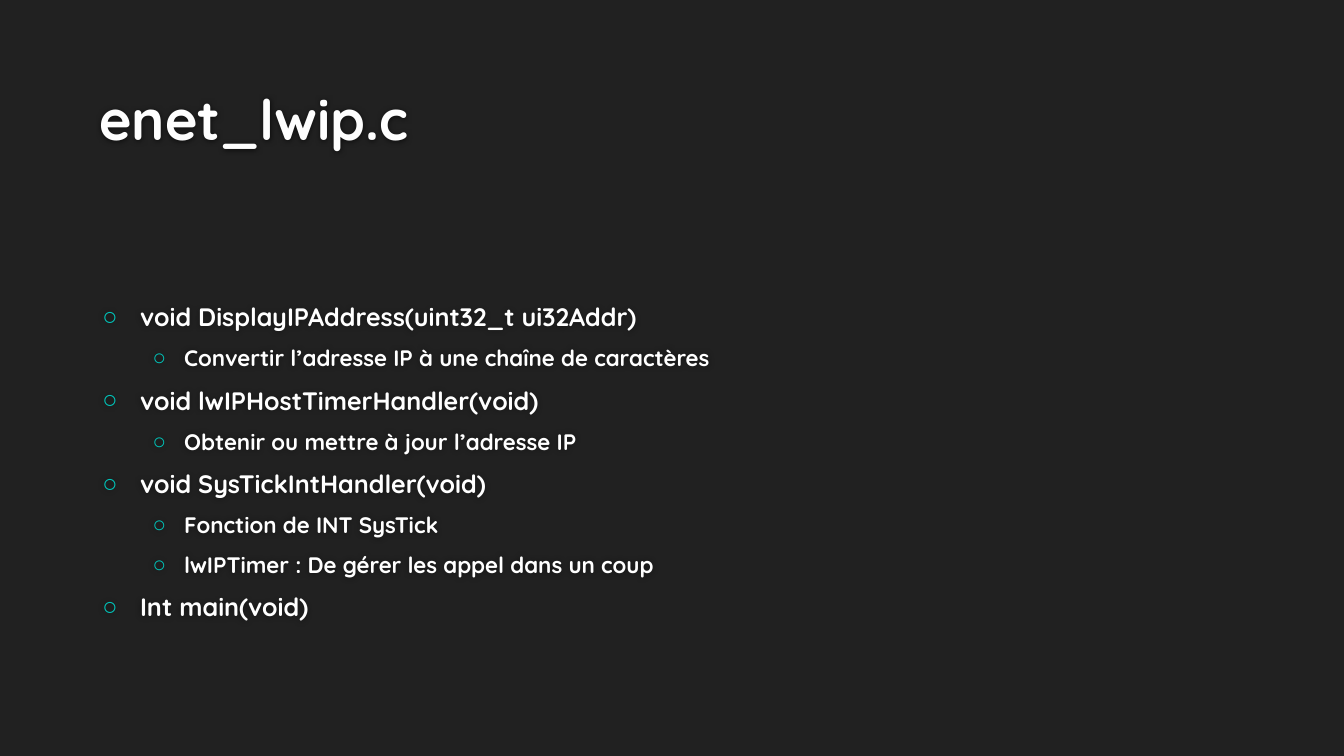
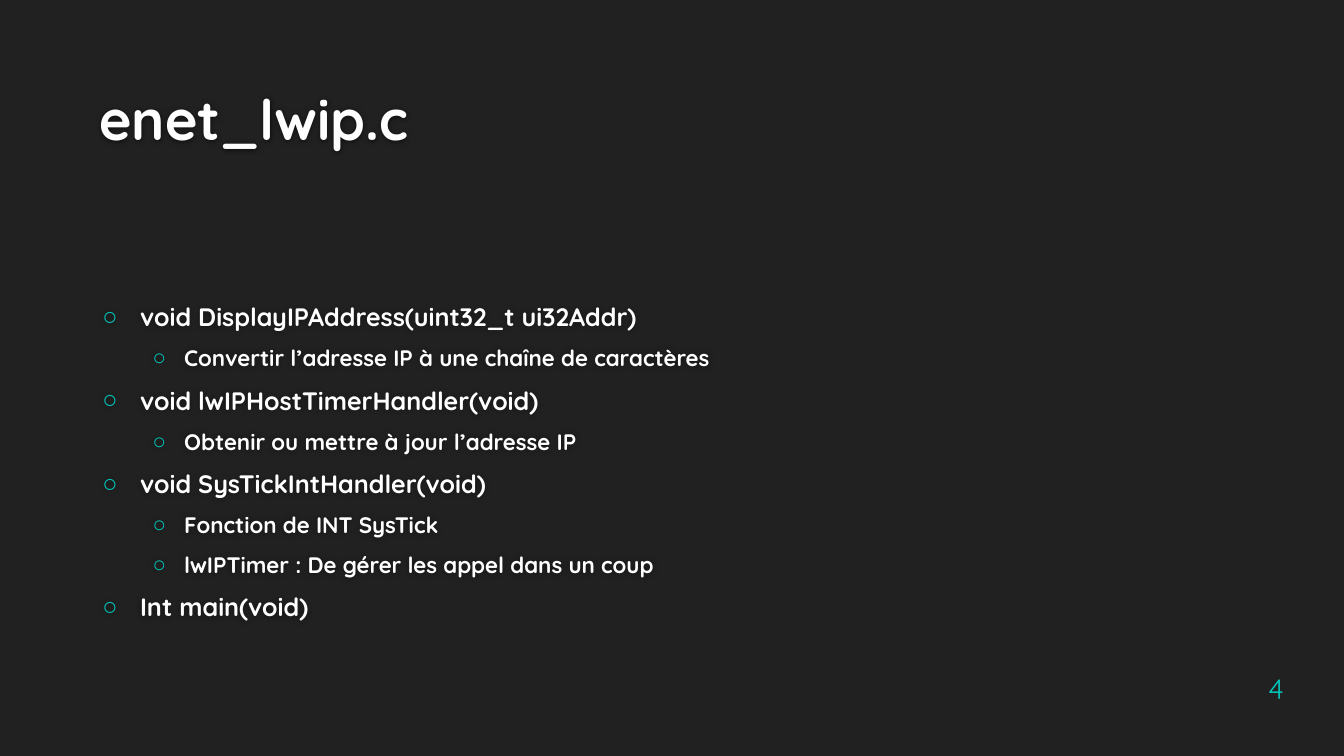
Before and after one commit to Jing2333/Cassiopee, a slide deck: slide 4 of Livrables/LwIP pour TIVA-C.pptx. Drawn at 1344x756 pixels with LibreOffice and Linux fonts; fonts in the diff are those of the drawing; background and template pictures are left out. Boxes give left, top, right and bottom in pixels: in the first picture for what was removed or moved away, otherwise in the second. Text is boxed around its words. In the diff, an @@ line names an element or a change of style, - is before the commit and + after.

```diff
--- a/Livrables/LwIP pour TIVA-C.pptx
+++ b/Livrables/LwIP pour TIVA-C.pptx
@@ page number added at (1268, 679, 1284, 699), 20 pt, text #00C6BB @@
+4
```
Also in this commit, not shown: 4 other slides changed, 2 slides added, 1 slide removed.
